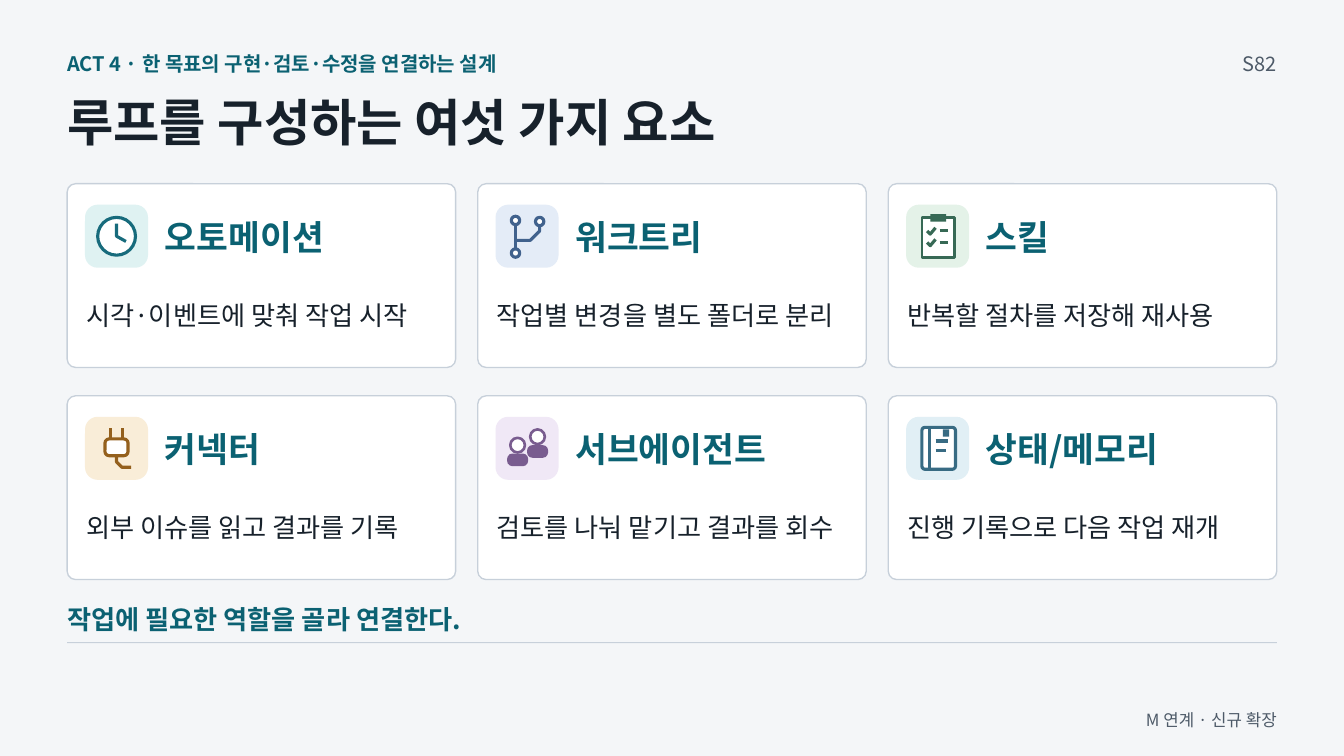
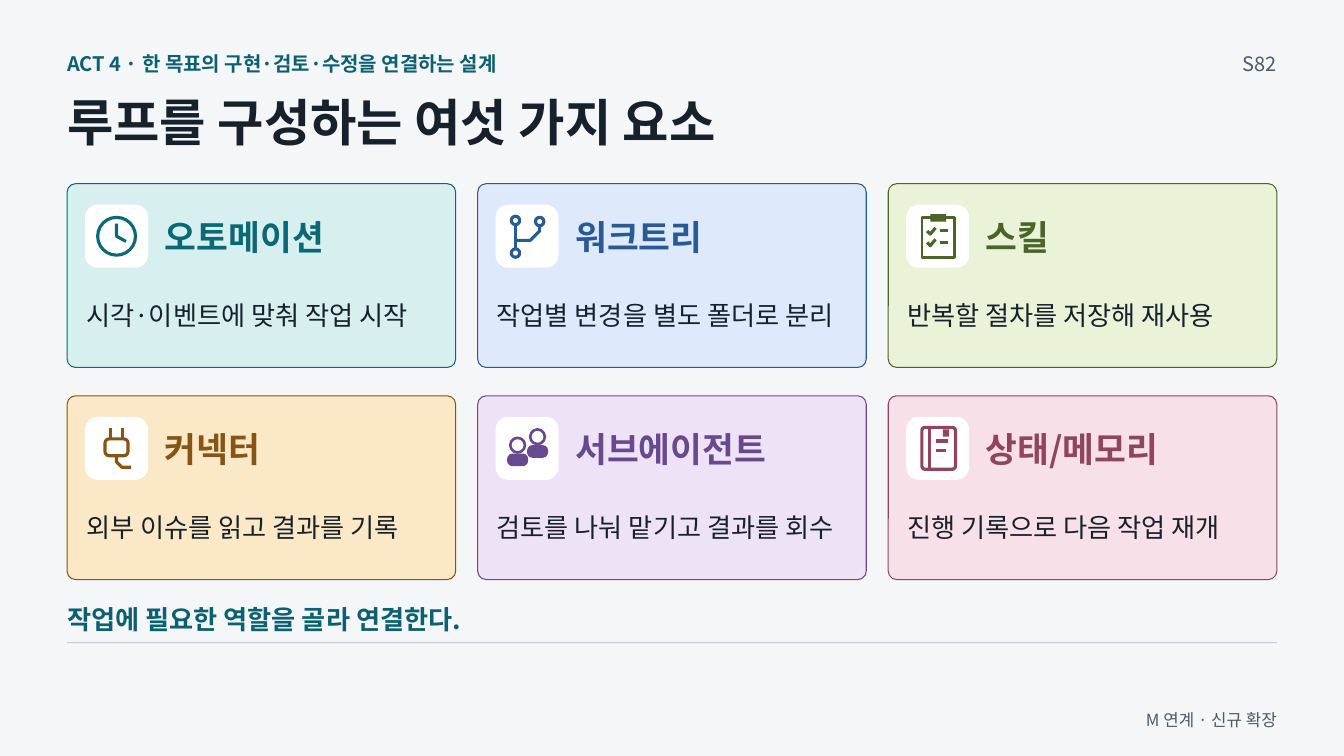
Before and after one commit to GideokKim/ai-dev-training, a slide deck: slide 5 of production/ACT_4.pptx. Drawn at 1344x756 pixels with LibreOffice and Linux fonts; fonts in the diff are those of the drawing. Boxes give left, top, right and bottom in pixels: in the first picture for what was removed or moved away, otherwise in the second. Text is boxed around its words. In the diff, an @@ line names an element or a change of style, - is before the commit and + after.

Commit message:
style(slides): distinguish the six S82 roles by color
Extend the role colors across card backgrounds, titles and pictograms
so the six components are easier to distinguish at a glance.

```diff
--- a/production/ACT_4.pptx
+++ b/production/ACT_4.pptx
@@ rounded rectangle at <box>68,184,456,367</box>: fill #FFFFFF to #D8EFF0; outline #C7D0DA 0.98 pt to #096975 0.75 pt @@
@@ rounded rectangle at <box>85,205,147,267</box>: fill #DFF2F2 to #FFFFFF @@
@@ freeform shape at <box>85,205,147,267</box>: outline #176B7C 2.25 pt to #096975 2.25 pt @@
@@ rounded rectangle at <box>478,184,866,367</box>: fill #FFFFFF to #DEEAFB; outline #C7D0DA 0.98 pt to #285A96 0.75 pt @@
@@ rounded rectangle at <box>496,205,559,267</box>: fill #E4ECF7 to #FFFFFF @@
@@ rounded rectangle at <box>888,184,1276,367</box>: fill #FFFFFF to #EAF2D7; outline #C7D0DA 0.98 pt to #4B6529 0.75 pt @@
@@ rounded rectangle at <box>906,205,969,267</box>: fill #E4F2E8 to #FFFFFF @@
@@ outline #376955 2.25 pt to #4B6529 2.25 pt in 4 elements at <box>906,205,969,267</box>, <box>906,205,969,267</box>, <box>906,205,969,267</box>, <box>906,205,969,267</box> @@
@@ ellipse at <box>98,218,136,256</box>: outline #176B7C 2.25 pt to #096975 2.25 pt @@
@@ text "오토메이션" at <box>165,221,324,253</box>: text colour #0B6172 to #096975 @@
@@ outline #41628D 2.25 pt to #285A96 2.25 pt in 5 elements at <box>496,205,559,267</box>, <box>496,205,559,267</box>, <box>511,217,519,225</box>, <box>511,249,519,257</box>, <box>535,218,543,226</box> @@
@@ text "워크트리" at <box>575,221,702,253</box>: text colour #0B6172 to #285A96 @@
@@ rectangle at <box>923,218,955,258</box>: outline #376955 1.88 pt to #4B6529 1.88 pt @@
@@ rectangle at <box>931,214,947,221</box>: fill #376955 to #4B6529 @@
@@ text "스킬" at <box>986,221,1050,253</box>: text colour #0B6172 to #4B6529 @@
@@ rounded rectangle at <box>68,396,456,580</box>: fill #FFFFFF to #FAE8C7; outline #C7D0DA 0.98 pt to #875415 0.75 pt @@
@@ rounded rectangle at <box>85,417,147,480</box>: fill #F9EDD8 to #FFFFFF @@
@@ outline #94601D 2.25 pt to #875415 2.25 pt in 4 elements at <box>85,417,147,480</box>, <box>85,417,147,480</box>, <box>105,439,128,456</box>, <box>85,417,147,480</box> @@
@@ rounded rectangle at <box>478,396,866,580</box>: fill #FFFFFF to #EEE2F7; outline #C7D0DA 0.98 pt to #69498E 0.75 pt @@
@@ rounded rectangle at <box>496,417,559,480</box>: fill #F0E8F6 to #FFFFFF @@
@@ rounded rectangle at <box>888,396,1276,580</box>: fill #FFFFFF to #F8E0E8; outline #C7D0DA 0.98 pt to #90445D 0.75 pt @@
@@ rounded rectangle at <box>906,417,969,480</box>: fill #E1EFF5 to #FFFFFF @@
@@ outline #386B83 2.25 pt to #90445D 2.25 pt in 4 elements at <box>923,427,956,470</box>, <box>906,417,969,480</box>, <box>906,417,969,480</box>, <box>906,417,969,480</box> @@
@@ text "커넥터" at <box>165,433,260,465</box>: text colour #0B6172 to #875415 @@
@@ ellipse at <box>510,438,525,453</box>: outline #795C8F 1.88 pt to #69498E 1.88 pt @@
@@ rounded rectangle at <box>527,446,548,458</box>: fill #795C8F to #69498E @@
@@ ellipse at <box>530,430,545,445</box>: outline #795C8F 1.88 pt to #69498E 1.88 pt @@
@@ text "서브에이전트" at <box>575,433,766,465</box>: text colour #0B6172 to #69498E @@
@@ rectangle at <box>943,430,949,437</box>: fill #386B83 to #90445D @@
@@ text "상태/메모리" at <box>986,433,1158,468</box>: text colour #0B6172 to #90445D @@
@@ rounded rectangle at <box>507,454,528,466</box>: fill #795C8F to #69498E @@
```
Also in this commit, not shown: 11 other files.
